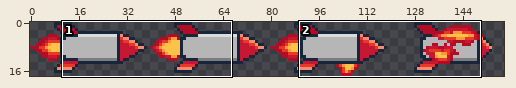
Two versions of one sprite sheet, src/game/public/assets/rocket.png. The first picture is a wide view before the edit; the outline marks the close-up.
Close-up. Old version:
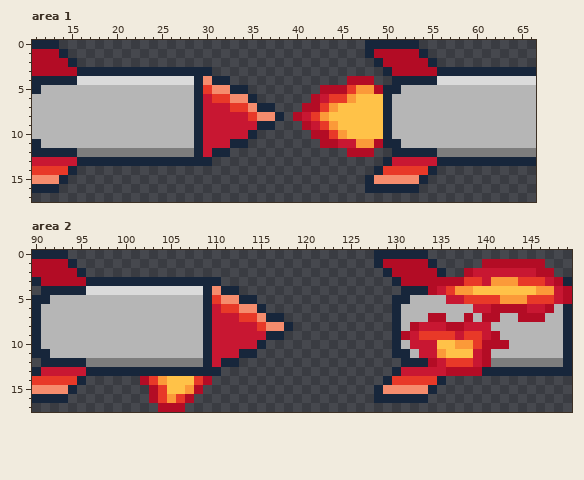
The file is 160x18 pixels. Shown: area 1: x 11..66, y 0..17; area 2: x 90..149, y 0..17. The wide view leaves out empty margins.
The same view after the edit:
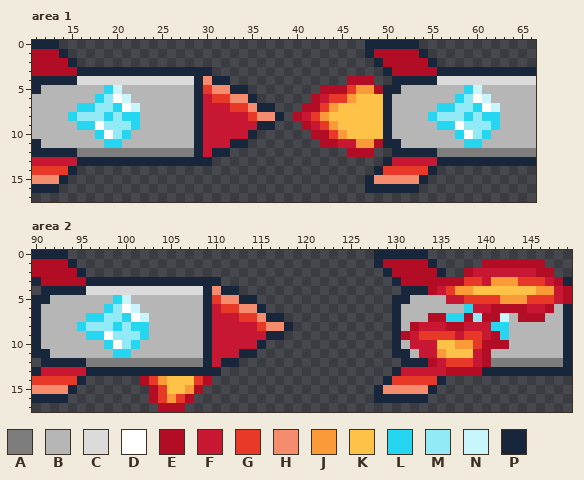
Palette (. is transparent): A #7d7d7d  B #b6b6b6  C #dbdbdb  D #ffffff  E #b30c25  F #c81732  G #e83928  H #f58c6d  J #fb9a39  K #ffc248  L #26d5ef  M #93eaf7  N #c9f5fc  P #17263b
What changed:
Changed rows in their new state; - is an unchanged pixel.
Area 1:
first column x 15:
 5 ----LN--------------------------------------LN--
 6 ---LMDN------------------------------------LMDN-
 7 -LLMMLDN---------------------------------LLMMLDN
 8 LMMMLMLL--------------------------------LMMMLMLL
 9 -LLDMMML---------------------------------LLDMMML
10 ---LDML------------------------------------LDML-
11 ----LL--------------------------------------LL--
Area 2:
first column x 95:
 5 ----LN------------------------------------------
 6 ---LMDN------------------------------------L----
 7 -LLMMLDN---------------------------------LL-M--N
 8 LMMMLMLL--------------------------------------LL
 9 -LLDMMML---------------------------------------L
10 ---LDML-----------------------------------------
11 ----LL------------------------------------------
Changed places in both close-ups, as pixel boxes (x1, y1, x2, y2):
changed: (68, 85, 140, 148)
changed: (428, 85, 500, 148)
changed: (77, 295, 149, 358)
changed: (446, 304, 509, 340)
